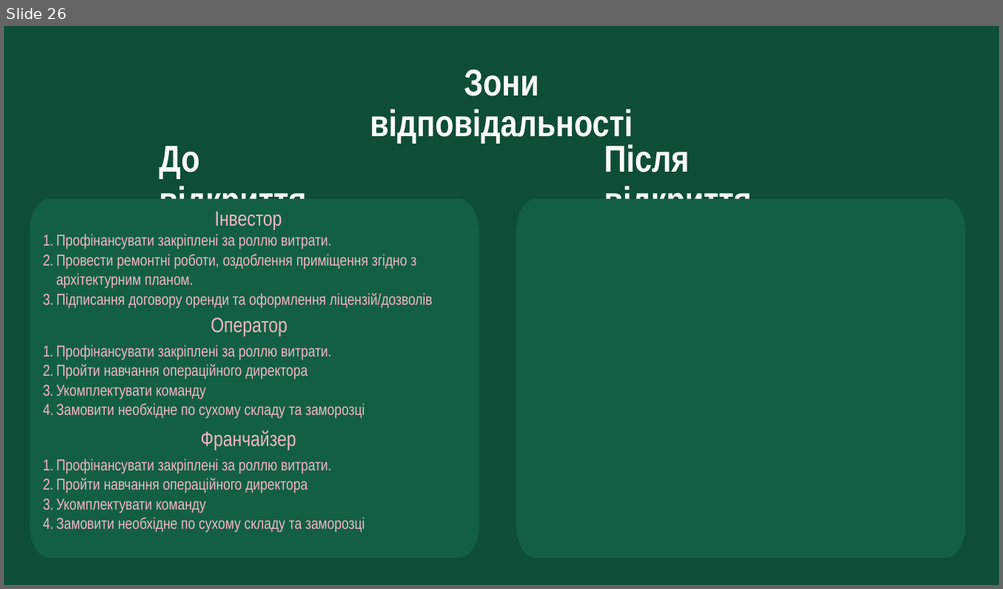
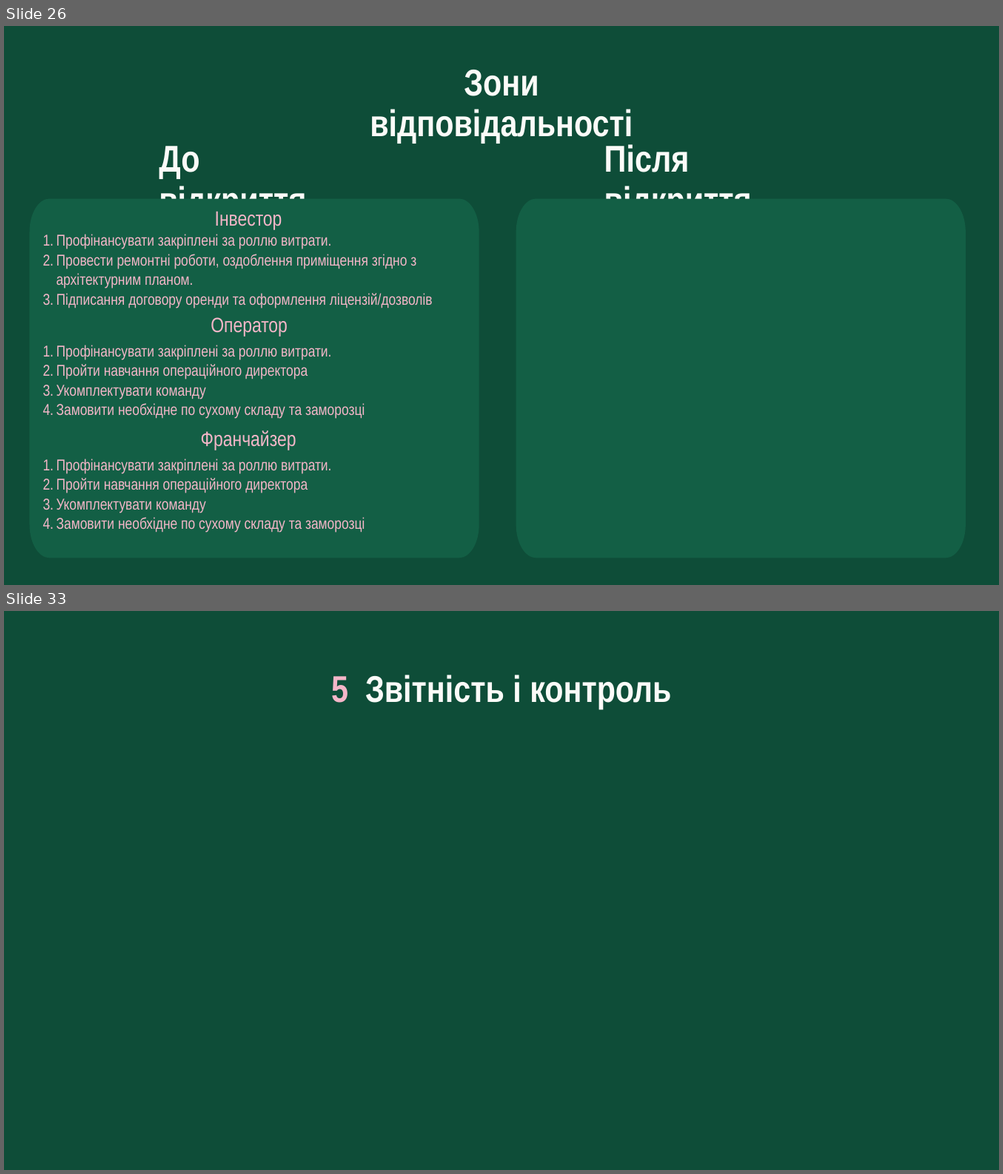
Before and after one commit to denfidiriv-cmyk/xcrypto, a slide deck: presentation_with_contract.pptx. Shown one above the other, each under a label of ours: slide 26 before the commit, slides 26 and 33 after it; the slides between them are not shown. The pictures are 1003x589 and 1003x1174 pixels, drawn with LibreOffice and Linux fonts; fonts in the diff are those of the drawing. Boxes give left, top, right and bottom in pixels: in the first picture for what was removed or moved away, otherwise in the second. Text is boxed around its words. In the diff, an @@ line names an element or a change of style, - is before the commit and + after.

```diff
--- a/presentation_with_contract.pptx
+++ b/presentation_with_contract.pptx
@@ slide 33 added at <box>4,611,999,1170</box>, background #0E4D38 @@
@@ text added at <box>331,675,671,709</box>, 54 pt, text #FBFBF8, bold @@
+5 Звітність і контроль
```
Also in this commit, not shown: 2 slides changed, 7 other slides added, 3 slides removed.
